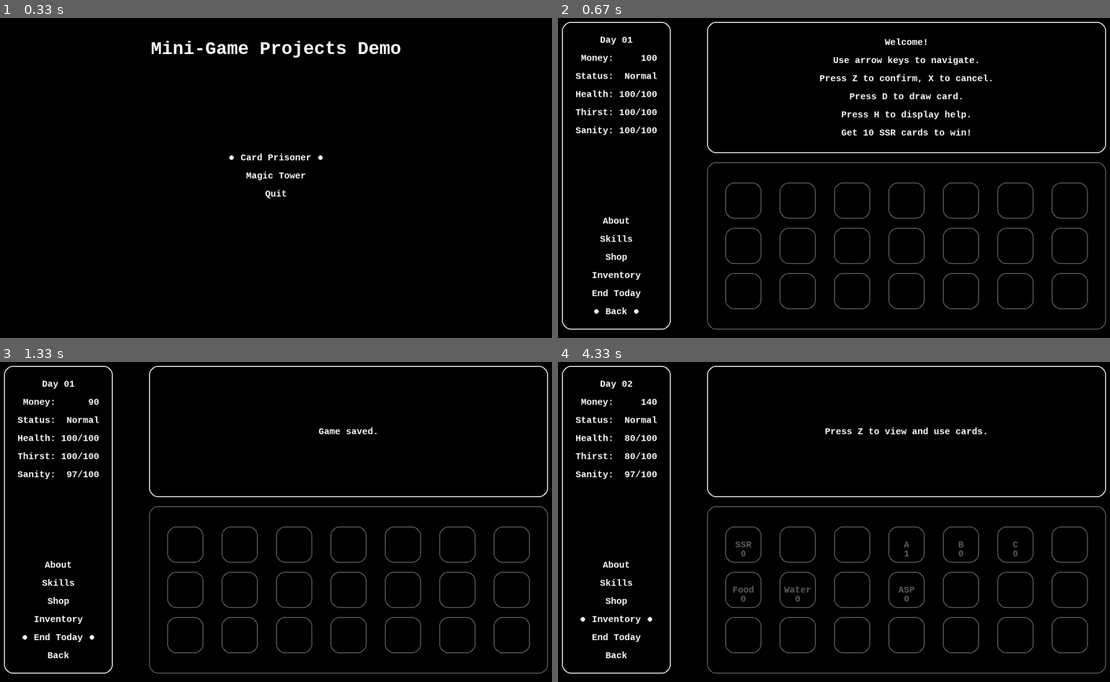
Above: before the commit, frames 1-4 (two rows, left to right).
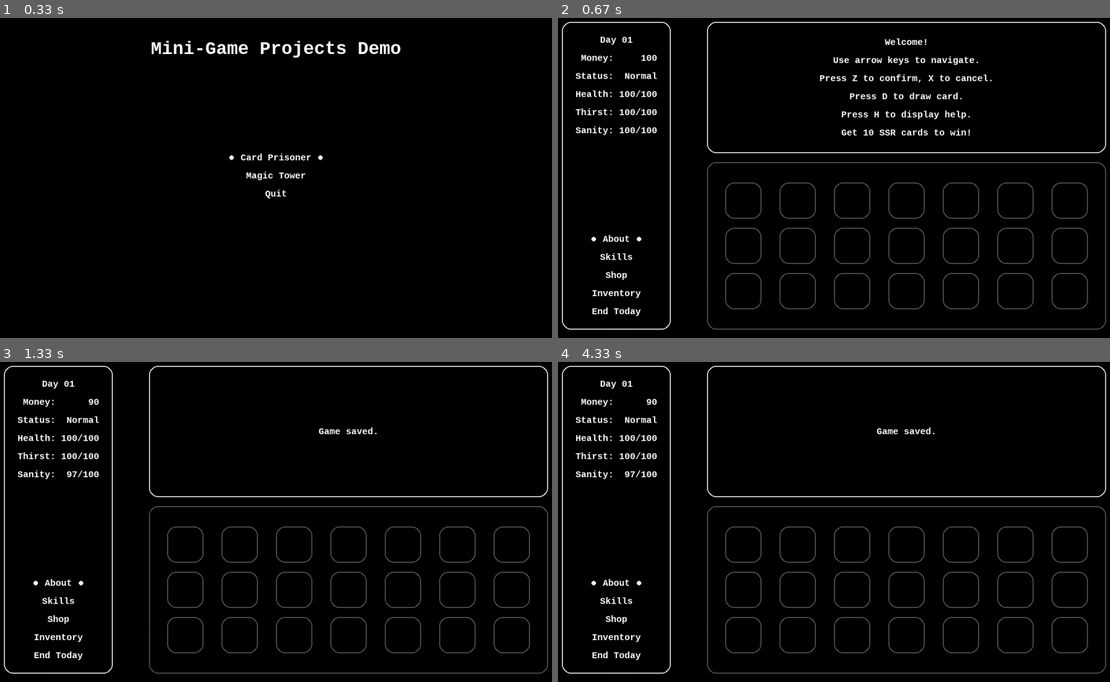
Above: after the commit, the same moments.

Repository: wertolf/pygame-boy-advance
Game: pygame game, started from pygame_boy_advance.py
The game is run twice, just before and just after one commit, with the same random seed, the same clock (stepped at 60 frames per second) and the same inputs.
Inputs:
- Up to frame 1 (0.33 s): no input
- Up to frame 2 (0.67 s): tap Z at 0.33 s
- Up to frame 3 (1.33 s): hold D 0.67-1.13 s; hold Up 0.67-1.13 s; tap S at 1.17 s
- Up to frame 4 (4.33 s): tap Z at 1.5 s; hold H 1.83-2.3 s; hold Up 1.83-2.3 s; hold Right 2.33-2.8 s; tap X at 3.85 s

Frame 1 is identical in both runs. In frame 2, 0.6% of the frame differs, in the area x 5-16%, y 62-94%; in frame 3, 0.6%; in frame 4, 1.3%, in the area x 4-84%, y 5-94%.

Commit message:
Checkpoint (2024-07-15 16:05)

Diff:
--- a/card_prisoner/animations.py
+++ /dev/null
@@ -1,39 +0,0 @@
-from card_prisoner.view.view import View
-from card_prisoner.model.player import Player
-
-from lega.screen import scrmgr
-
-from lega.an import global_fadeout
-
-import lega.draw
-
-def victory_animation():
-    """
-    胜利动画
-    """
-
-    global_fadeout()
-
-    lega.draw.text_single_line(
-        scrmgr.screen, "YOU WON (PRESS R TO RESTART)",
-        centerx=scrmgr.center.x, centery=scrmgr.center.y
-    )
-
-    scrmgr.update_global()
-
-
-def game_over_animation():
-    """
-    失败动画
-    """
-
-    global_fadeout()
-
-    lega.draw.text_multi_line(
-        scrmgr.screen,
-        "GAME OVER\n"
-        "(PRESS R TO RESTART)",
-        reference_point=scrmgr.center,
-    )
-
-    scrmgr.update_global()
--- a/card_prisoner/card_prisoner.py
+++ b/card_prisoner/card_prisoner.py
@@ -8,11 +8,12 @@
 from card_prisoner.view.view import ViewMode
 from card_prisoner.view.item_list import InventoryItemIndex, ShopItemIndex, ItemListMode
 from card_prisoner.view.sidebar import SideBarOptions
-from card_prisoner import actions, animations
+from card_prisoner import actions
 from card_prisoner.shared import messages
 from lega.screen import scrmgr
 
-from lega.misc import terminate
+from lega.misc import terminate, display_help
+from lega.an import global_fadeout
 
 import lega.draw
 
@@ -26,80 +27,6 @@
 
 WINDOW_CAPTION = "Card Prisoner"
 
-def display_help_message(page_index):
-    scrmgr.clear_screen_without_update()
-
-    # 绘制帮助文本
-
-    lega.draw.text_multi_line(
-        scrmgr.screen,
-        messages.HELP[page_index],
-        reference_point=scrmgr.center,
-    )
-
-    # 绘制两个等边三角形
-
-    length = scrmgr.win_width / 16 / 4  # 等边三角形的边长
-    padding_x = scrmgr.win_width / 16  # 与窗口左右边缘的距离
-
-    pygame.draw.polygon(
-        scrmgr.screen,
-        color_theme.foreground,
-        [
-            (padding_x, scrmgr.center.y),
-            (padding_x + length * math.sqrt(3) / 2, scrmgr.center.y - length / 2),
-            (padding_x + length * math.sqrt(3) / 2, scrmgr.center.y + length / 2),
-        ]
-    )
-
-    pygame.draw.polygon(
-        scrmgr.screen,
-        color_theme.foreground,
-        [
-            (scrmgr.win_width - padding_x, scrmgr.center.y),
-            (scrmgr.win_width - padding_x - length * math.sqrt(3) / 2, scrmgr.center.y - length / 2),
-            (scrmgr.win_width - padding_x - length * math.sqrt(3) / 2, scrmgr.center.y + length / 2),
-        ]
-    )
-
-    # 绘制页面底部文本
-
-    padding_bottom = scrmgr.win_width / 16 / 4  # 与窗口底部的距离
-
-    lega.draw.text_single_line(
-        scrmgr.screen,
-        messages.HELP_BOTTOM,
-        centerx=scrmgr.center.x, centery=scrmgr.win_height - padding_bottom,
-    )
-
-    scrmgr.update_global()
-
-def help_subpage():
-
-    # init
-    help_page_index = 0
-    display_help_message(help_page_index)
-
-    while True:  # 在单独的函数中进行单独的事件处理
-        for e in pygame.event.get():
-            if e.type == QUIT:
-                terminate()
-            elif e.type == KEYUP:
-                key = getattr(e, "key")
-                match key:
-                    case key_bindings.cancel:
-                        return
-                    case key_bindings.left:
-                        help_page_index = (help_page_index - 1) % len(messages.HELP)
-                        display_help_message(help_page_index)
-                    case key_bindings.right:
-                        help_page_index = (help_page_index + 1) % len(messages.HELP)
-                        display_help_message(help_page_index)
-
-        scrmgr.tick()
-
-
-
 def start_game():
 
     # initialization
@@ -108,6 +35,7 @@
     # but if called from another script they may be necessary
     pygame.init()
     scrmgr.clear_screen_without_update()
+    scrmgr.update_global()
 
     pygame.display.set_caption(WINDOW_CAPTION)
 
@@ -115,7 +43,6 @@
     view = View()
 
     view.draw_everything(player)
-    scrmgr.update_global()
 
     # main loop
 
@@ -141,7 +68,7 @@
             else:
                 # 若已经进入长按状态，则重复执行该键对应的行为
                 match pressed_key:
-                    case key_bindings.draw_card:
+                    case key_bindings.DRAW_CARD:
                         time_elapsed = time.time() - draw_card_timer
                         if time_elapsed > DRAW_CARD_TIME_INTERVAL:
                             # TODO: duplicate code in KEYDOWN handler
@@ -168,7 +95,7 @@
 
                 key = getattr(e, "key")
                 match key:
-                    case key_bindings.draw_card:
+                    case key_bindings.DRAW_CARD:
                         # 按下 D 键时立刻进行一次抽卡
                         # 如果持续按住 KEYDOWN_INITIAL_TIME_INTERVAL
                         # 则之后每隔 DRAW_CARD_TIME_INTERVAL 抽一次卡
@@ -179,7 +106,7 @@
                             game_running = False
                             break
 
-                        pressed_key = key_bindings.draw_card
+                        pressed_key = key_bindings.DRAW_CARD
                         draw_card_timer = time.time()
             elif e.type == KEYUP:
 
@@ -189,22 +116,23 @@
 
                 key = getattr(e, "key")
                 option = view.sidebar.options[view.sidebar_option_index]
-                if key == key_bindings.cheat:
+                if key == key_bindings.RETURN_TO_TITLE:
+                    restart_game = False
+                    return restart_game
+                elif key == key_bindings.CHEAT:
                     actions.cheat(view, player)
 
                     # TODO: duplicate code (game over checking)
                     if player.has_won():
                         game_running = False
                         break
-                elif key == key_bindings.draw_card:
+                elif key == key_bindings.DRAW_CARD:
                     pass
 
-                elif key == key_bindings.confirm:
+                elif key == key_bindings.CONFIRM:
                     match view.mode:
                         case ViewMode.LEVEL_1:
                             match option:
-                                case SideBarOptions.BACK:
-                                    return False
                                 case SideBarOptions.END_TODAY:
                                     actions.end_today(view, player)
 
@@ -237,10 +165,10 @@
                                             logging.critical(f"unsupported")
                         case _:
                             raise AssertionError(f"Got unexpected view mode: {view.mode}")
-                elif key == key_bindings.cancel:
+                elif key == key_bindings.CANCEL:
                     if view.mode == ViewMode.LEVEL_2:
                         view.mode = ViewMode.LEVEL_1
-                elif key == key_bindings.up:
+                elif key == key_bindings.UP:
                     if view.mode == ViewMode.LEVEL_1:
                         # 注意 actions 列表是自底向上的
                         # 所以 up 会增加索引值
@@ -249,21 +177,21 @@
                     elif view.mode == ViewMode.LEVEL_2:
                         view.item_list_index -= view.item_list.n_cols
 
-                elif key == key_bindings.down:
+                elif key == key_bindings.DOWN:
                     if view.mode == ViewMode.LEVEL_1:
                         view.sidebar_option_index -= 1
                     elif view.mode == ViewMode.LEVEL_2:
                         view.item_list_index += view.item_list.n_cols
 
-                elif key == key_bindings.left:
+                elif key == key_bindings.LEFT:
                     if view.mode == ViewMode.LEVEL_2:
                         view.item_list_index -= 1
 
-                elif key == key_bindings.right:
+                elif key == key_bindings.RIGHT:
                     if view.mode == ViewMode.LEVEL_2:
                         view.item_list_index += 1
 
-                elif key == key_bindings.save:
+                elif key == key_bindings.SAVE_GAME:
 
                     # PROGRAM_DATA_DIR is created in pygame_boy_advance.py
                     assert os.path.exists(filenames.PROGRAM_DATA_DIR)
@@ -272,7 +200,7 @@
                         pickle.dump(player, file)
                     view.textbox.set_text(messages.SAVE_SUCCESS)
 
-                elif key == key_bindings.load:
+                elif key == key_bindings.LOAD_GAME:
                     filename = filenames.CARD_PRISONER_SAVE_FILE
                     if os.path.exists(filename):
                         with open(filename, "rb") as file:
@@ -281,8 +209,8 @@
                     else:
                         view.textbox.set_text(messages.LOAD_NOT_FOUND)
 
-                elif key == key_bindings.show_help:
-                    help_subpage()
+                elif key == key_bindings.DISPLAY_HELP:
+                    display_help(messages.HELP)
                 else:
                     logging.critical(f"Ignored KEYUP: {key}")
 
@@ -296,10 +224,23 @@
 
     assert player.is_game_over()
 
+    global_fadeout()  # 全局淡出
     if player.has_won():
-        animations.victory_animation()
+        msg = (
+            "Congratulations! You won!"
+        )
     elif player.is_dead():
-        animations.game_over_animation()
+        msg = player.death_reason
+    msg += (
+        "\n"
+        "(PRESS R TO RESTART)"
+    )
+    lega.draw.text_multi_line(
+        scrmgr.screen,
+        text=msg,
+        reference_point=scrmgr.center,
+    )
+    scrmgr.update_global()
 
     while True:
         for e in pygame.event.get():
@@ -307,8 +248,9 @@
                 terminate()
             elif e.type == KEYUP:
                 key = getattr(e, "key")
-                if key == key_bindings.restart:
-                    return True
+                if key == key_bindings.RESTART_GAME:
+                    restart_game = True
+                    return restart_game
 
         scrmgr.tick()
 
--- a/card_prisoner/shared/messages.py
+++ b/card_prisoner/shared/messages.py
@@ -8,8 +8,6 @@
     "Press H to display help.\n"
     "Get 10 SSR cards to win!"
 )
-
-BACK = "Return to title page."
 
 END_TODAY = "Sleep and go to the next day."
 
@@ -78,13 +76,19 @@
 # help
 
 HELP = [
-    "Help Test Page 1\nhello world",
-    "Help Test Page 2\nWelcome!",
+    # Page 1
+    "*** Quick Start ***\n"
+    "\n"
+    "Press D to draw card.\n"
+    "...",
+
+    # Page 2
+    "*** Background Story ***\n"
+    "\n"
+    "(Ask GPT to fill the blank)",
 ]
-
-HELP_BOTTOM = "Press left/right to switch page. Press X to leave."
 
 # game over
 
-GAME_OVER_HUNGER = "GAME OVER: YOU DIED OF HUNGER.\nPress R to restart."
-GAME_OVER_THIRST = "GAME OVER: YOU DIED OF THIRST.\nPress R to restart."
+GAME_OVER_HUNGER = "GAME OVER: YOU DIED OF HUNGER."
+GAME_OVER_THIRST = "GAME OVER: YOU DIED OF THIRST."
--- a/card_prisoner/view/sidebar.py
+++ b/card_prisoner/view/sidebar.py
@@ -9,7 +9,6 @@
 from enum import Enum
 
 class SideBarOptions(Enum):
-    BACK = "Back"
     END_TODAY = "End Today"
     INVENTORY = "Inventory"
     SHOP = "Shop"
@@ -20,7 +19,6 @@
 class SideBar:
 
     options = [  # bottom-up
-        SideBarOptions.BACK,
         SideBarOptions.END_TODAY,
         SideBarOptions.INVENTORY,
         SideBarOptions.SHOP,
--- a/card_prisoner/view/view.py
+++ b/card_prisoner/view/view.py
@@ -32,7 +32,7 @@
         self._mode = ViewMode.LEVEL_1
         self.sidebar.is_activated = True
         self.item_list.is_activated = False
-        self._sidebar_option_index = 0
+        self._sidebar_option_index = len(self.sidebar.options) - 1
         self._item_list_index = 0
 
         self._initialized = True
@@ -122,8 +122,6 @@
         option = self.sidebar.options[self._sidebar_option_index]
         if self.mode is ViewMode.LEVEL_1:
             match option:
-                case SideBarOptions.BACK:
-                    text = messages.BACK
                 case SideBarOptions.END_TODAY:
                     text = messages.END_TODAY
                 case SideBarOptions.INVENTORY:
--- a/config/key_bindings.py
+++ b/config/key_bindings.py
@@ -1,17 +1,25 @@
+"""
+可以在这里自定义按键
+
+但是在程序的运行过程中，它们不应该被改变，所以使用大写字母作为名称
+"""
 from pygame.locals import *
 
-up = K_UP
-down = K_DOWN
-left = K_LEFT
-right = K_RIGHT
-confirm = K_z
-cancel = K_x
-cheat = K_c
-restart = K_r
-save = K_s
-load = K_l
-quit = K_q
-show_help = K_h
+UP = K_UP
+DOWN = K_DOWN
+LEFT = K_LEFT
+RIGHT = K_RIGHT
+CONFIRM = K_z
+CANCEL = K_x
+CHEAT = K_c
+RESTART_GAME = K_r
+SAVE_GAME = K_s
+LOAD_GAME = K_l
+EXIT_GAME = K_q
+DISPLAY_HELP = K_h
+RETURN_TO_TITLE = K_ESCAPE
+TOGGLE_BGM = K_b
+TOGGLE_SOUND_EFFECT = K_e
 
 # game specific: card prisoner
-draw_card = K_d
+DRAW_CARD = K_d
--- a/lega/misc.py
+++ b/lega/misc.py
@@ -1,7 +1,99 @@
 import pygame
 import sys
+
+from lega.screen import scrmgr
+
+from pygame.locals import QUIT, KEYUP
+
+from config import key_bindings, color_theme
+import lega.draw
+import math
 
 
 def terminate():
     pygame.quit()
     sys.exit()
+
+
+def display_help(message_list):
+    """
+    显示帮助：一个拥有完整事件处理逻辑的独立子页面
+
+    message_list: 一个 str 列表，每个 str 对应一页的文本内容，使用 \n 分隔不同行
+    """
+
+    # 嵌套函数
+    # 其实拿出来也行，但是嵌套的话可以直接使用父函数的 message_list 变量
+    def draw_help_page(page_index):
+        scrmgr.clear_screen_without_update()
+
+        BOTTOM_TEXT = "Press left/right to switch page. Press X to leave."
+
+        # 绘制帮助文本
+
+        lega.draw.text_multi_line(
+            scrmgr.screen,
+            message_list[page_index],
+            reference_point=scrmgr.center,
+        )
+
+        # 绘制两个等边三角形
+
+        length = scrmgr.win_width / 16 / 4  # 等边三角形的边长
+        padding_x = scrmgr.win_width / 16  # 与窗口左右边缘的距离
+
+        pygame.draw.polygon(
+            scrmgr.screen,
+            color_theme.foreground,
+            [
+                (padding_x, scrmgr.center.y),
+                (padding_x + length * math.sqrt(3) / 2, scrmgr.center.y - length / 2),
+                (padding_x + length * math.sqrt(3) / 2, scrmgr.center.y + length / 2),
+            ]
+        )
+
+        pygame.draw.polygon(
+            scrmgr.screen,
+            color_theme.foreground,
+            [
+                (scrmgr.win_width - padding_x, scrmgr.center.y),
+                (scrmgr.win_width - padding_x - length * math.sqrt(3) / 2, scrmgr.center.y - length / 2),
+                (scrmgr.win_width - padding_x - length * math.sqrt(3) / 2, scrmgr.center.y + length / 2),
+            ]
+        )
+
+        # 绘制页面底部文本
+
+        padding_bottom = scrmgr.win_width / 16 / 4  # 与窗口底部的距离
+
+        lega.draw.text_single_line(
+            scrmgr.screen,
+            BOTTOM_TEXT,
+            centerx=scrmgr.center.x, centery=scrmgr.win_height - padding_bottom,
+        )
+
+        scrmgr.update_global()
+
+        return  # end draw_help_page
+
+    # initialization
+    help_page_index = 0
+    draw_help_page(help_page_index)
+
+    while True:  # 在单独的函数中进行单独的事件处理
+        for e in pygame.event.get():
+            if e.type == QUIT:
+                terminate()
+            elif e.type == KEYUP:
+                key = getattr(e, "key")
+                match key:
+                    case key_bindings.CANCEL:
+                        return
+                    case key_bindings.LEFT:
+                        help_page_index = (help_page_index - 1) % len(message_list)
+                        draw_help_page(help_page_index)
+                    case key_bindings.RIGHT:
+                        help_page_index = (help_page_index + 1) % len(message_list)
+                        draw_help_page(help_page_index)
+
+        scrmgr.tick()
--- a/magic_tower/magic_tower.py
+++ b/magic_tower/magic_tower.py
@@ -5,6 +5,8 @@
 from lega.screen import scrmgr
 
 from lega.misc import terminate
+
+from config import key_bindings
 
 class GameController:
     def initialize_game(self):
@@ -15,6 +17,7 @@
         # Besides, calling them redundantly has little performance impact.
         pygame.init()
         scrmgr.clear_screen_without_update()
+        scrmgr.update_global()
 
         # Starting from here, all remaining steps are necessary.
 
@@ -24,16 +27,23 @@
 
     def start_game(self):
         while self.game_running:
-            self.one_frame()
+            self.main_loop()
 
-    def one_frame(self):
+    def main_loop(self):
         for e in pygame.event.get():
             if e.type == QUIT:
                 terminate()
             elif e.type == KEYUP:
-                ...
+                self.on_key_up(e)
 
         scrmgr.tick()
+
+    def on_key_up(self, e):
+        key = getattr(e, "key")
+        match key:
+            case key_bindings.RETURN_TO_TITLE:
+                self.game_running = False
+
 
 def main():
     game = GameController()
--- a/pygame_boy_advance.py
+++ b/pygame_boy_advance.py
@@ -84,7 +84,7 @@
                 return
             elif e.type == KEYUP:
                 key = getattr(e, "key")
-                if key == key_bindings.confirm:
+                if key == key_bindings.CONFIRM:
                     match options[selected_index]:
                         case Options.QUIT:
                             return
@@ -96,11 +96,11 @@
                     # when return from one of the games, redraw everything
                     pygame.display.set_caption(WINDOW_CAPTION)
                     draw_everything(options, selected_index)
-                elif key == key_bindings.down:
+                elif key == key_bindings.DOWN:
                     if selected_index < len(options) - 1:
                         selected_index += 1
                         draw_everything(options, selected_index)
-                elif key == key_bindings.up:
+                elif key == key_bindings.UP:
                     if selected_index > 0:
                         selected_index -= 1
                         draw_everything(options, selected_index)
Not shown, changed: CHANGELOG.md
Not shown, changed: docs/design.md
